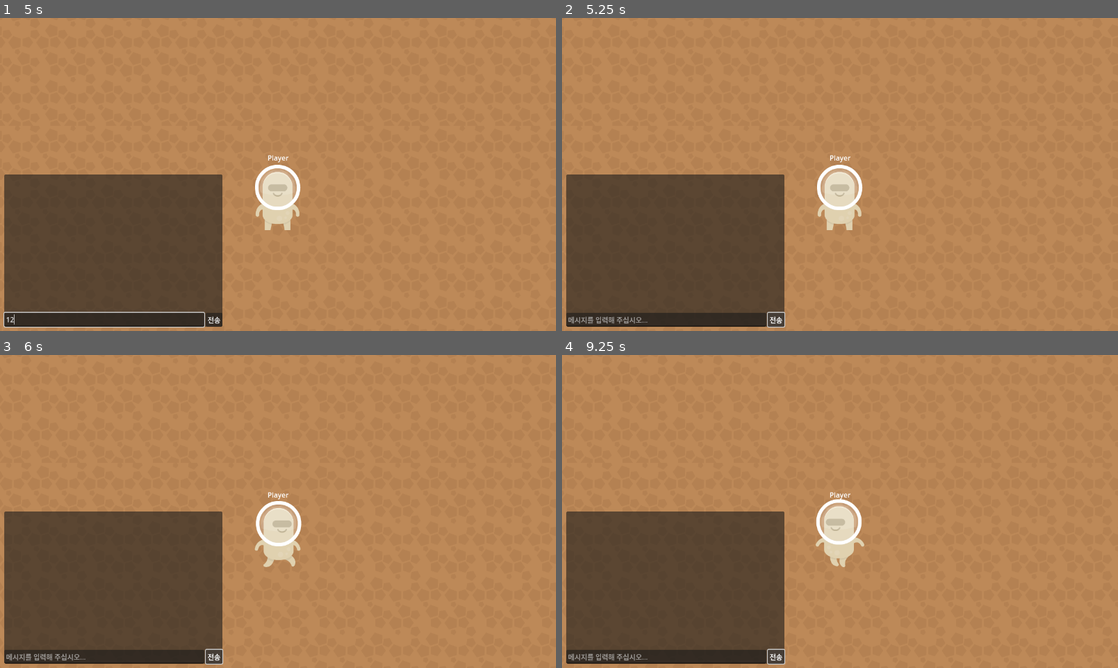
Above: before the commit, frames 1-4 (two rows, left to right).
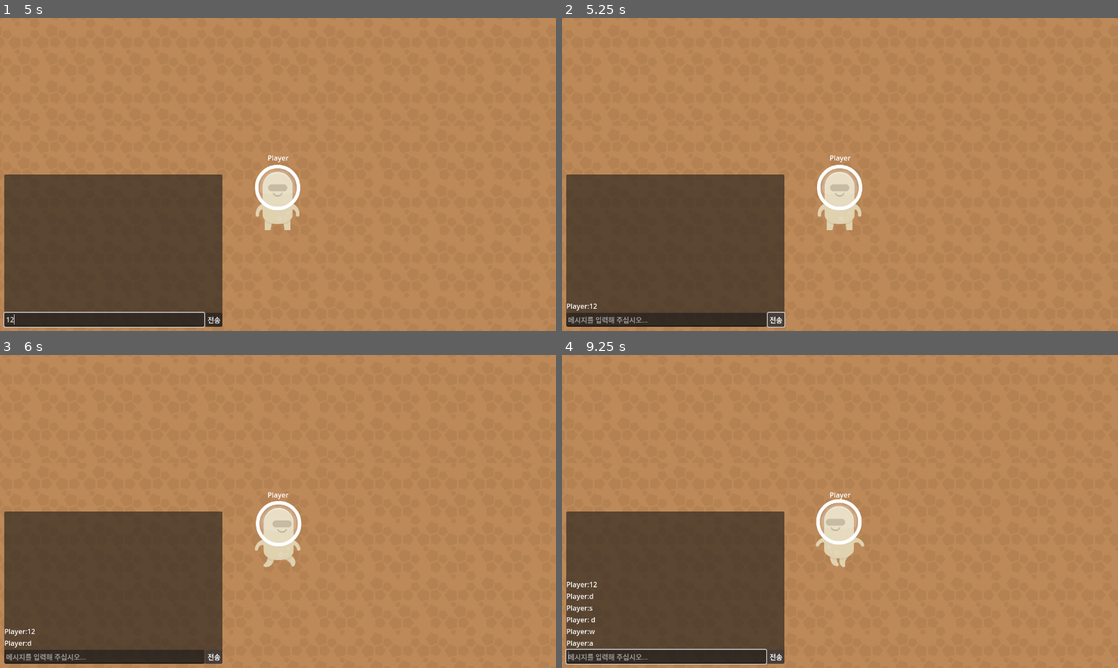
Above: after the commit, the same moments.

Repository: Ozymandias1/godot_simplechat
Game: Godot game, scene res://Scenes/MainMenu.tscn
Two runs of this game, one before a commit and one after it. Both use one fixed random seed, a clock stepped at 60 frames per second and the inputs below.
Inputs (mouse positions are in pixels of both pictures, inside the frame that each line leads up to):
- Up to frame 1 (5 s): click "서버 생성" at 0.5 s; click (216, 255) at 1.27 s; type "Alex" at 1.35 s; click (355, 190) at 1.5 s; type "Alex" at 1.58 s; click (355, 212) at 1.73 s; type "12" at 1.82 s; click "<" at 2 s; click ">" at 2.75 s; click "생성" at 3.5 s; click (105, 318) at 4.27 s; type "12" at 4.35 s
- Up to frame 2 (5.25 s): click "전송" at 5 s
- Up to frame 3 (6 s): tap Enter at 5.75, 5.85 s; hold D (Move Right) from 5.78 s (still down)
- Up to frame 4 (9.25 s): tap Keypad Enter at 6.05, 6.6, 7.55, 8.1, 9.05 s; release D (Move Right) at 6.53 s; hold S (Move Down) 6.53-7.28 s; tap Enter at 6.8, 7.35, 8.3, 8.85 s; tap Space at 7.25 s; hold D (Move Right) 7.28-8.03 s; hold W (Move Up) 8.03-8.78 s; hold A (Move Left) from 8.78 s (still down)

Frame 1 is identical in both runs. In frame 2, less than 0.1% of the frame differs, in the area x 0-7%, y 91-94%; in frame 3, 0.1%; in frame 4, 0.6%, in the area x 0-41%, y 72-99%.
Error in both runs: Invalid access to property or key '1' on a base object of type 'Dictionary'. (res://Scripts/MultiplayManager.gd:89)

Commit message:
메시지 입력시 플레이어 이동 제한

Diff:
--- a/Scenes/ChatBox.tscn
+++ b/Scenes/ChatBox.tscn
@@ -50,5 +50,6 @@
 layout_mode = 2
 text = "전송"
 
+[connection signal="focus_exited" from="Container/Controls/LineEditInputMessage" to="." method="_on_line_edit_input_message_focus_exited"]
 [connection signal="text_submitted" from="Container/Controls/LineEditInputMessage" to="." method="_on_line_edit_input_message_text_submitted"]
 [connection signal="pressed" from="Container/Controls/BtnSend" to="." method="_on_btn_send_pressed"]
--- a/Scripts/ChatBox.gd
+++ b/Scripts/ChatBox.gd
@@ -32,9 +32,7 @@
 
 # 전송 버튼 클릭 시그널
 func _on_btn_send_pressed():
-	if line_edit_input_message.text.is_empty() == false:
-		#_add_message_to_chatlog(line_edit_input_message.text)
-		line_edit_input_message.text = ""
+	_on_line_edit_input_message_text_submitted(line_edit_input_message.text)
 
 # 채팅로그 스크롤 컨테이너의 스크롤변화 이벤트 이그널
 func _on_chatlog_v_scroll_changed():
@@ -54,9 +52,24 @@
 
 # 텍스트 입력 완료 처리 시그널
 func _on_line_edit_input_message_text_submitted(new_text):
-	var message_text = "%s:%s" % [MultiplayManager.my_player_data.Name, new_text]
-	_add_message_to_chatlog.rpc(message_text, true)
-	line_edit_input_message.text = ""
+	if line_edit_input_message.text.is_empty() == false:
+		var message_text = "%s:%s" % [MultiplayManager.my_player_data.Name, new_text]
+		_add_message_to_chatlog.rpc(message_text, true)
 
-	## 다른 플레이어에게 캐릭터머리위 메시지 표출 신호 전송
-	#MultiplayManager.send_message(new_text)
+		line_edit_input_message.text = ""
+		line_edit_input_message.release_focus()
+
+# 텍스트 입력 컨트롤 포커스 잃었을때의 처리
+func _on_line_edit_input_message_focus_exited():
+	var player_self = MultiplayManager.my_player_data["PlayerNodeInstance"]
+	player_self.is_move_enabled = true
+
+# 핸들링 되지 않은 입력 처리
+func _unhandled_key_input(event):
+	if event is InputEventKey:
+		if event.pressed and (event.keycode == KEY_ENTER or event.keycode == KEY_KP_ENTER):
+			line_edit_input_message.grab_focus() # 엔터키가 눌리면 메시지 텍스트 입력창에 포커스
+
+			# 메시지 입력중에는 플레이어 캐릭터의 이동을 막는다.
+			var player_self = MultiplayManager.my_player_data["PlayerNodeInstance"]
+			player_self.is_move_enabled = false
--- a/Scripts/MultiplayManager.gd
+++ b/Scripts/MultiplayManager.gd
@@ -87,12 +87,3 @@
 # 접속 플레이데이터에 캐릭터 노드 인스턴스 설정
 func assign_player_character_node(peer_id, node_instance):
 	connected_players[peer_id]["PlayerNodeInstance"] = node_instance
-
-#func send_message(message_text):
-	#var caller_peer_id = multiplayer.get_unique_id()
-	#send_message_to_other_player.rpc_id(caller_peer_id, message_text)
-#
-#@rpc("any_peer", "reliable", "call_local")
-#func send_message_to_other_player(message_text):
-	#var peer_id = multiplayer.get_remote_sender_id()
-	#connected_players[peer_id]["PlayerNodeInstance"].show_message(message_text)
--- a/Scripts/Player.gd
+++ b/Scripts/Player.gd
@@ -6,6 +6,8 @@
 @onready var name_tag = $NameTag
 @onready var message_container = $MessageContainer
 @onready var player_anim_sprite = $PlayerAnimSprite
+
+var is_move_enabled : bool = true
 
 # 노드 트리 추가시 호출
 func _enter_tree():
@@ -27,30 +29,35 @@
 # 업데이트
 func _process(delta):
 	if is_multiplayer_authority(): # 권한이 있는 경우만 입력 처리를 수행
+		process_player_movement(delta)
+		process_player_animation()
+
+func process_player_movement(delta):
+	if is_move_enabled:
 		var horizontal_input = Input.get_axis("Move Left", "Move Right")
 		var vertical_input = Input.get_axis("Move Up", "Move Down") # 아래쪽이 positive한 방향이므로
 		self.position += Vector2(horizontal_input, vertical_input) * move_speed * delta
 
-		process_player_animation()
-
 # 플레이어 애니메이션 처리
 func process_player_animation():
+	if is_move_enabled:
+		if Input.is_action_pressed("Move Right"):
+			player_anim_sprite.play("Move")
+			player_anim_sprite.flip_h = false
 
-	if Input.is_action_pressed("Move Right"):
-		player_anim_sprite.play("Move")
-		player_anim_sprite.flip_h = false
+		elif Input.is_action_pressed("Move Left"):
+			player_anim_sprite.play("Move")
+			player_anim_sprite.flip_h = true
 
-	elif Input.is_action_pressed("Move Left"):
-		player_anim_sprite.play("Move")
-		player_anim_sprite.flip_h = true
+		elif Input.is_action_pressed("Move Up"):
+			player_anim_sprite.play("Move")
+			player_anim_sprite.flip_h = false
 
-	elif Input.is_action_pressed("Move Up"):
-		player_anim_sprite.play("Move")
-		player_anim_sprite.flip_h = false
+		elif Input.is_action_pressed("Move Down"):
+			player_anim_sprite.play("Move")
+			player_anim_sprite.flip_h = true
 
-	elif Input.is_action_pressed("Move Down"):
-		player_anim_sprite.play("Move")
-		player_anim_sprite.flip_h = true
-
+		else:
+			player_anim_sprite.play("Idle")
 	else:
 		player_anim_sprite.play("Idle")
